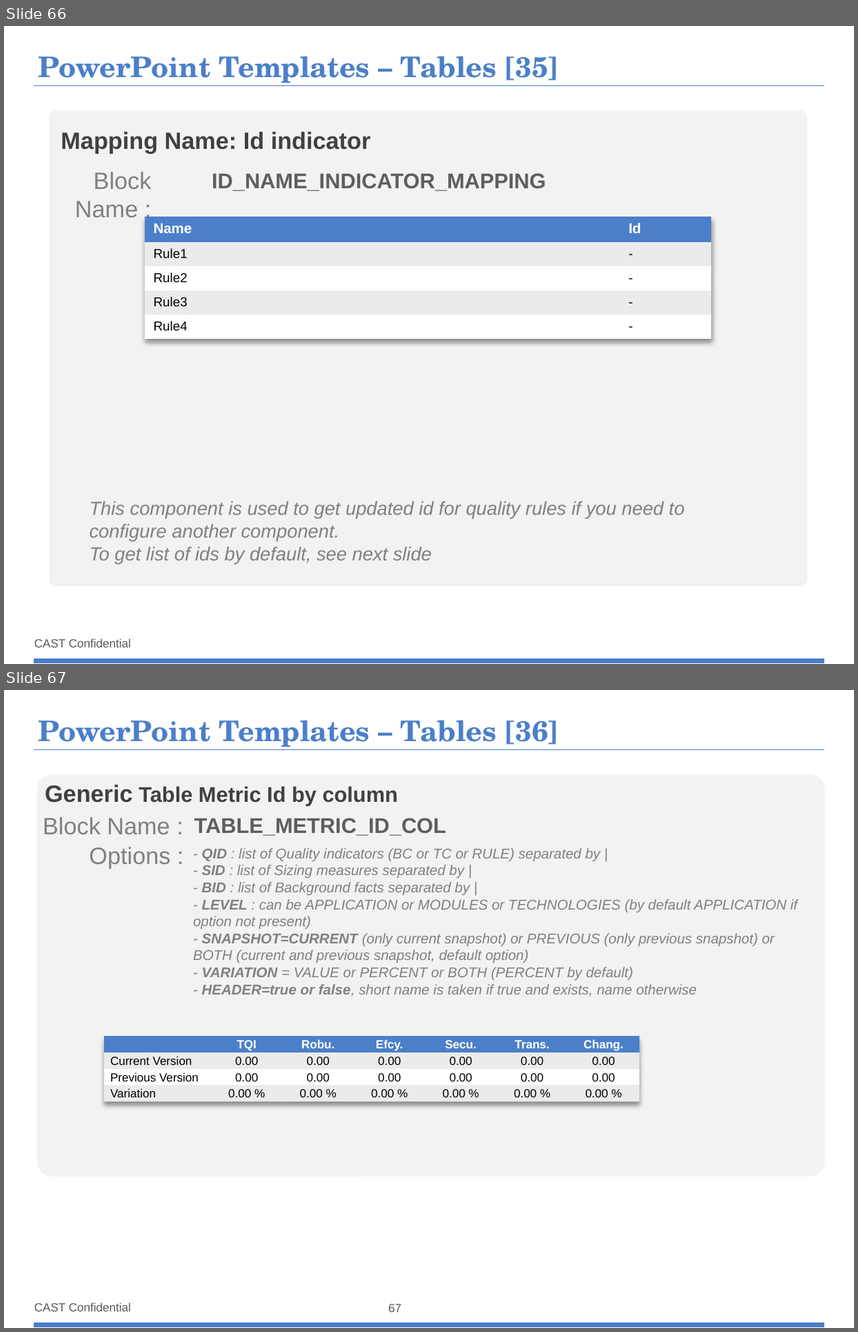
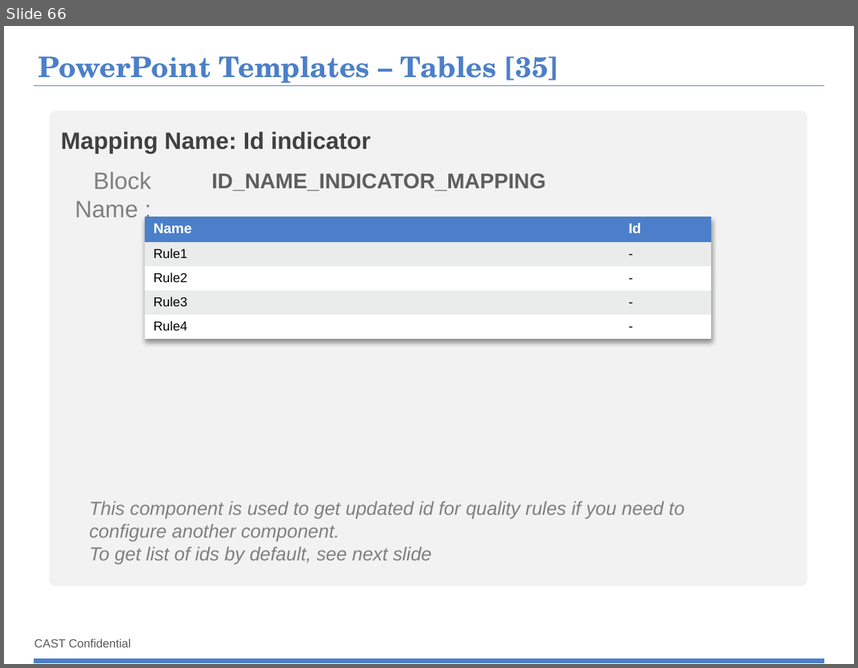
Before and after one commit to CAST-projects/ReportGenerator, a slide deck: CastReporting.Reporting/TemplatesFiles/1- Powerpoint-components-library.pptx. Shown one above the other, each under a label of ours: slides 66 and 67 before the commit, slide 66 after it. The pictures are 858x1332 and 858x668 pixels, drawn with LibreOffice and Linux fonts; fonts in the diff are those of the drawing; background and template pictures are left out. Boxes give left, top, right and bottom in pixels: in the first picture for what was removed or moved away, otherwise in the second. Text is boxed around its words. In the diff, an @@ line names an element or a change of style, - is before the commit and + after.

```diff
--- a/CastReporting.Reporting/TemplatesFiles/1- Powerpoint-components-library.pptx
+++ b/CastReporting.Reporting/TemplatesFiles/1- Powerpoint-components-library.pptx
@@ slide 67 removed at [4, 690, 854, 1328], background #FFFFFF; not listed: 3 template elements that a slide beside it also shows @@
@@ title removed at [38, 720, 559, 750] @@
-PowerPoint Templates – Tables [36]
@@ rounded rectangle removed at [37, 774, 825, 1175] @@
@@ text removed at [45, 785, 398, 806] @@
-Generic Table Metric Id by column
@@ text removed at [43, 817, 170, 834] @@
-Block Name :
@@ text removed at [194, 818, 446, 836] @@
-TABLE_METRIC_ID_COL
@@ text removed at [89, 847, 170, 869] @@
-Options :
@@ text removed at [193, 848, 797, 996] @@
-- QID : list of Quality indicators (BC or TC or RULE) separated by |
-- SID : list of Sizing measures separated by |
-- BID : list of Background facts separated by |
-- LEVEL : can be APPLICATION or MODULES or TECHNOLOGIES (by default APPLICATION if option not present)
-- SNAPSHOT=CURRENT (only current snapshot) or PREVIOUS (only previous snapshot) or BOTH (current and previous snapshot, default option)
-- VARIATION = VALUE or PERCENT or BOTH (PERCENT by default)
-- HEADER=true or false, short name is taken if true and exists, name otherwise
@@ table removed at [104, 1036, 640, 1103], 4 rows, 7 columns @@
- | TQI | Robu. | Efcy. | Secu. | Trans. | Chang.
-Current Version | 0.00 | 0.00 | 0.00 | 0.00 | 0.00 | 0.00
-Previous Version | 0.00 | 0.00 | 0.00 | 0.00 | 0.00 | 0.00
-Variation | 0.00 % | 0.00 % | 0.00 % | 0.00 % | 0.00 % | 0.00 %
@@ page number removed at [388, 1303, 401, 1312] @@
-67
```
Also in this commit, not shown: 2 other slides removed, 5 other files.
